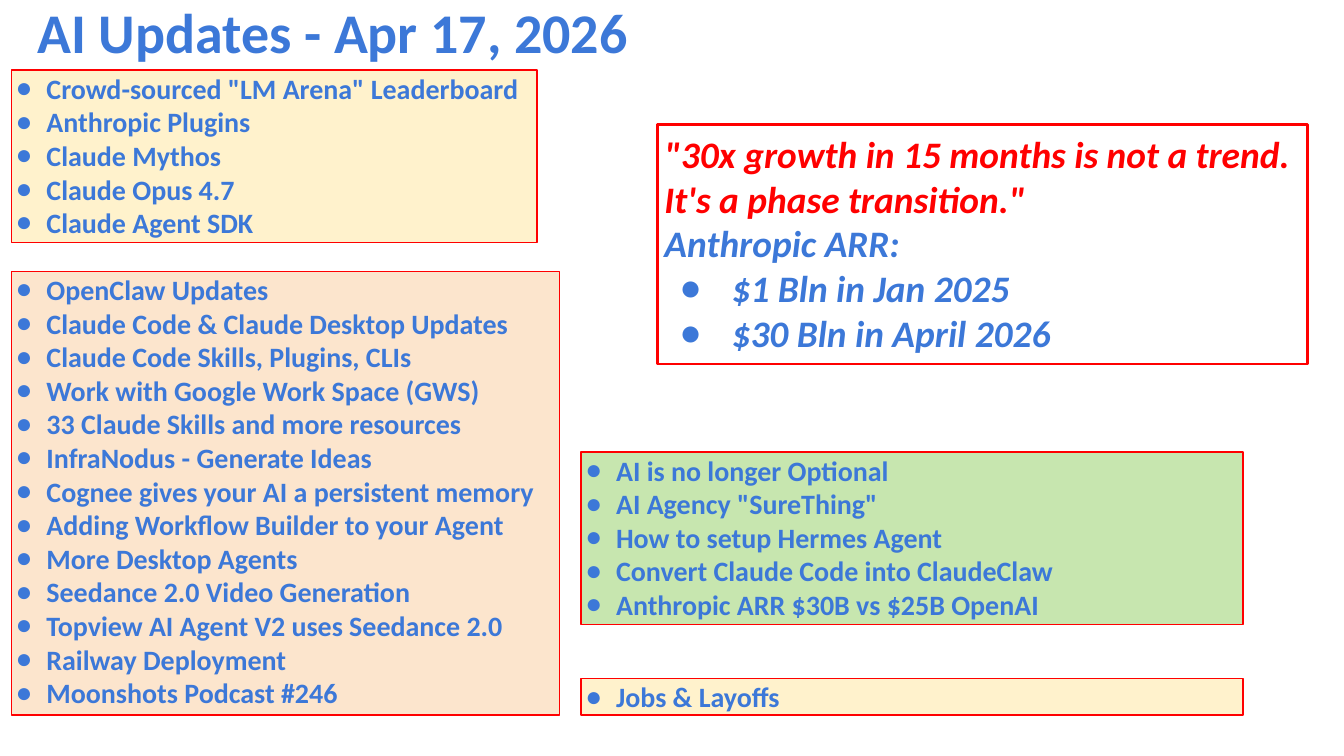
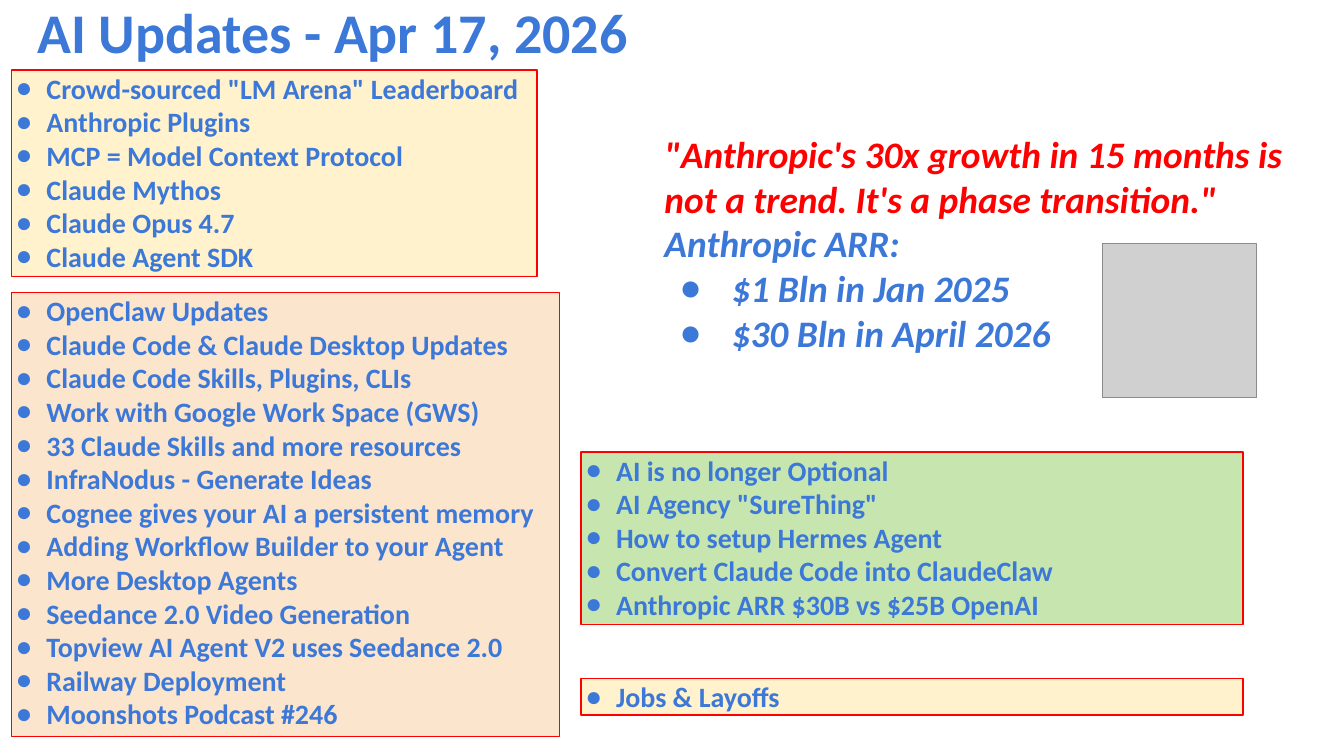
Before and after one commit to lselector/seminar, a slide deck: slide 1 of 2026/2026-04-17-AI-Updates.pptx. Drawn at 1344x756 pixels with LibreOffice and Linux fonts; fonts in the diff are those of the drawing; grey boxes stand for pictures. Boxes give left, top, right and bottom in pixels: in the first picture for what was removed or moved away, otherwise in the second. Text is boxed around its words. In the diff, an @@ line names an element or a change of style, - is before the commit and + after.

```diff
--- a/2026/2026-04-17-AI-Updates.pptx
+++ b/2026/2026-04-17-AI-Updates.pptx
@@ rectangle "Crowd-sourced "LM Arena" Leaderboard" resized from (x1=12, y1=70, x2=538, y2=242) to (x1=12, y1=70, x2=538, y2=277) @@
@@ text in rectangle at (x1=46, y1=146, x2=402, y2=166): paragraph added @@
+● MCP = Model Context Protocol
@@ text ""Anthropic's 30x growth in 15 ..." moved from (x1=657, y1=124, x2=1306, y2=363) to (x1=664, y1=141, x2=1282, y2=353) @@
@@ text ""Anthropic's 30x growth in 15 ..." at (x1=664, y1=141, x2=1282, y2=353): outline #FF0000 1.5 pt to none @@
@@ text at (x1=664, y1=141, x2=1282, y2=219): text changed @@
-"30x growth in 15 months is not a trend. It's a phase transition."
+"Anthropic's 30x growth in 15 months is not a trend. It's a phase transition."
@@ picture added at (x1=1102, y1=243, x2=1257, y2=398) @@
@@ rectangle "OpenClaw Updates" moved from (x1=12, y1=271, x2=560, y2=715) to (x1=12, y1=293, x2=560, y2=737) @@
```
Also in this commit, not shown: 3 other slides changed, 1 slide added, 1 slide removed.
